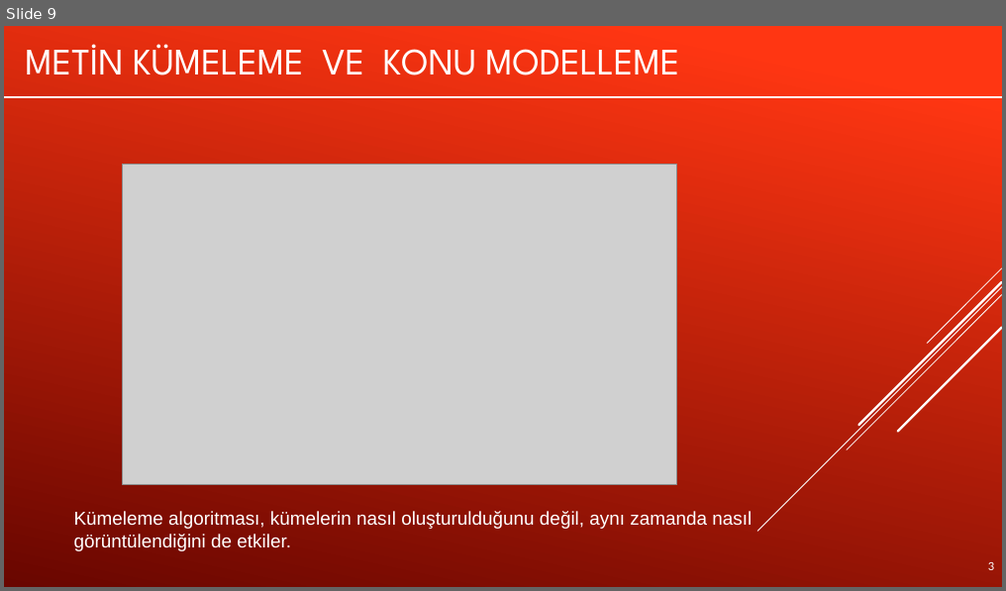
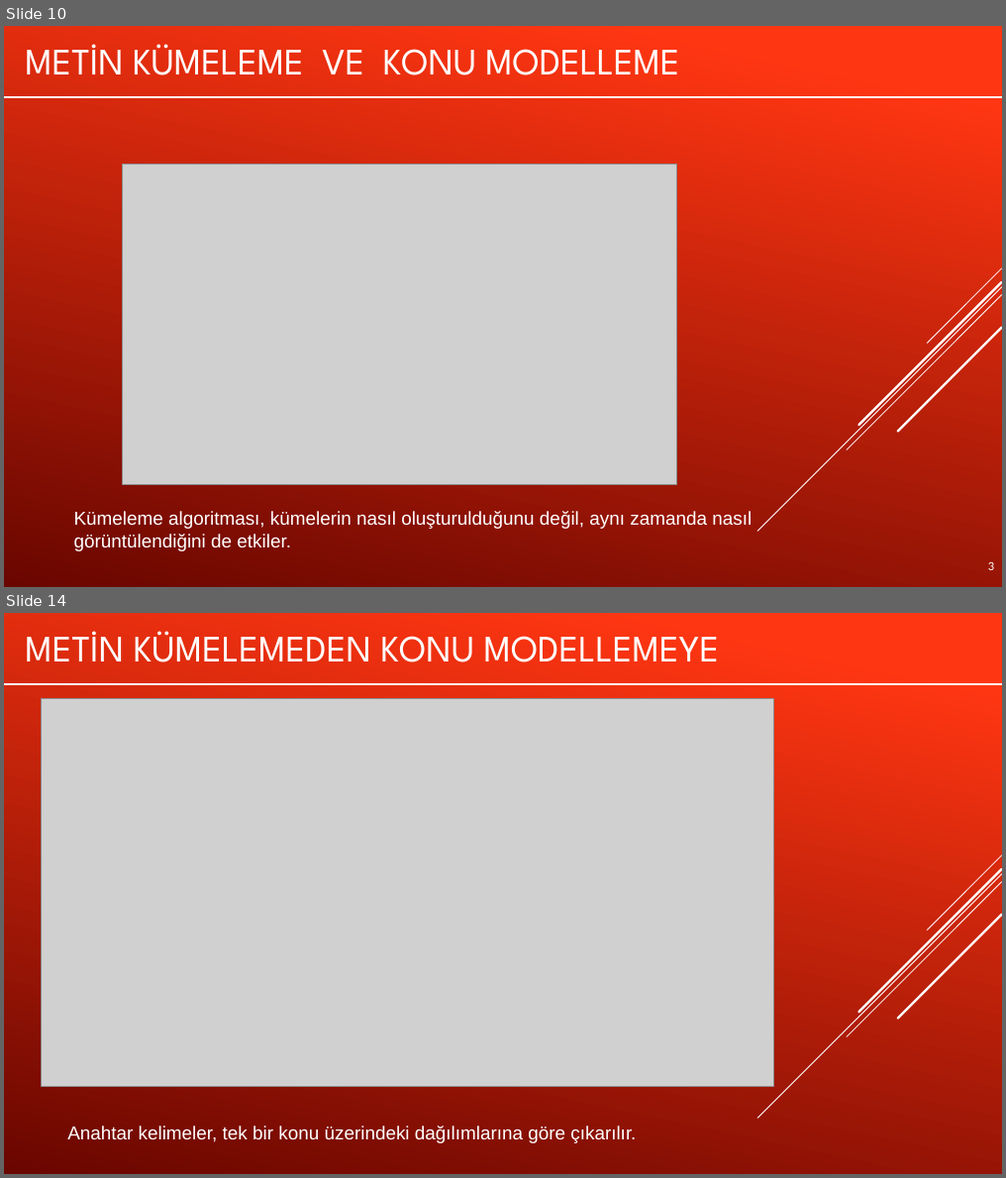
Before and after one commit to muratsimsek003/YZM423_LLM, a slide deck: LLMWEEK5.pptx. Shown one above the other, each under a label of ours: slide 9 before the commit, slides 10 and 14 after it; the slides between them are not shown. The pictures are 1006x591 and 1006x1178 pixels, drawn with LibreOffice and Linux fonts; fonts in the diff are those of the drawing; grey boxes stand for pictures. Boxes give left, top, right and bottom in pixels: in the first picture for what was removed or moved away, otherwise in the second. Text is boxed around its words. In the diff, an @@ line names an element or a change of style, - is before the commit and + after.

```diff
--- a/LLMWEEK5.pptx
+++ b/LLMWEEK5.pptx
@@ slide 14 added at bbox=[4, 613, 1002, 1174], background gradient #FF3712 to #6A0600; not listed: 5 template elements that a slide beside it also shows @@
@@ title added at bbox=[134, 631, 720, 663], 36 pt, text #FFFFFF @@
+METIN KÜMELEMEDEN KONU MODELLEMEYE
@@ freeform shape added at bbox=[4, 684, 1002, 684], outline #FFFFFF 2 pt @@
@@ picture added at bbox=[42, 699, 773, 1087] @@
@@ text added at bbox=[67, 1126, 636, 1144], 18 pt, text #FFFFFF @@
+Anahtar kelimeler, tek bir konu üzerindeki dağılımlarına göre çıkarılır.
@@ what was slide 9 is now slide 10 @@
```
Also in this commit, not shown: 1 slide changed, 13 other slides added.
